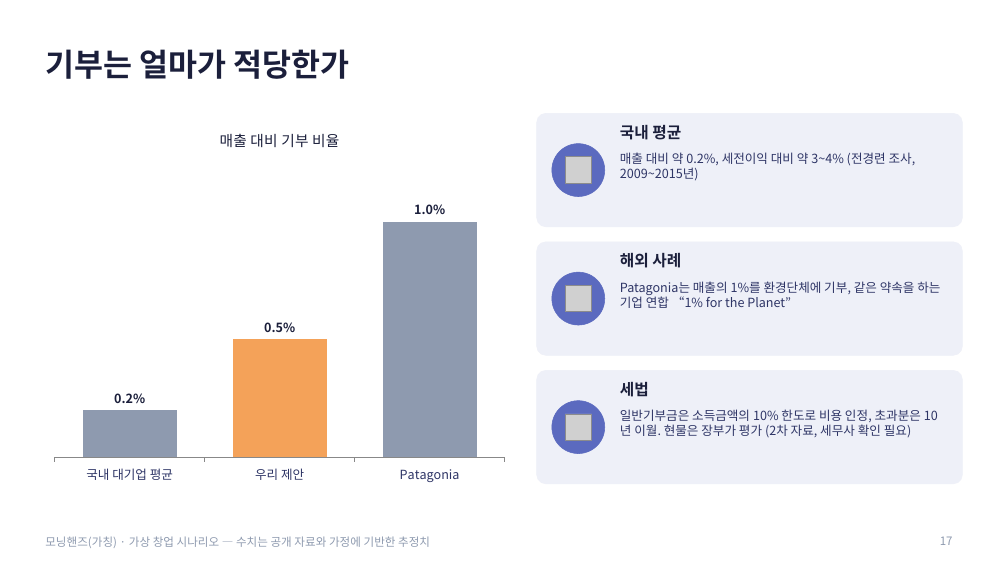
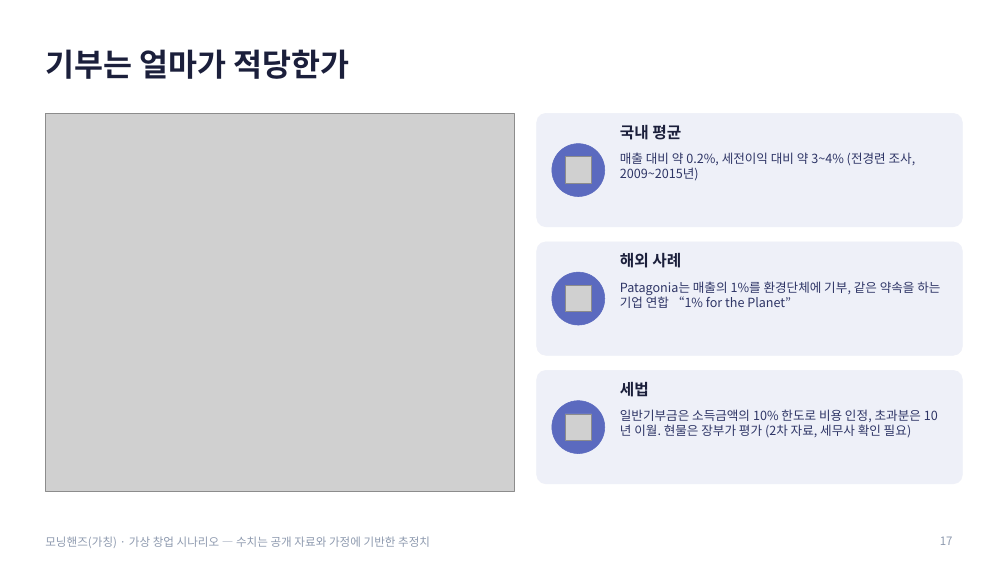
Before and after one commit to g975682-source/-, a slide deck: slide 17 of MorningHands_Business_Analysis.pptx. Drawn at 1008x567 pixels with LibreOffice and Linux fonts; fonts in the diff are those of the drawing; grey boxes stand for pictures. Boxes give left, top, right and bottom in pixels: in the first picture for what was removed or moved away, otherwise in the second. Text is boxed around its words. In the diff, an @@ line names an element or a change of style, - is before the commit and + after.

```diff
--- a/MorningHands_Business_Analysis.pptx
+++ b/MorningHands_Business_Analysis.pptx
@@ column chart removed at (45,113,514,492) @@
-title "매출 대비 기부 비율"
-categories: 국내 대기업 평균, 우리 제안, Patagonia
-Series 1: 0.2, 0.5, 1
@@ picture added at (45,113,514,492) @@
```
Also in this commit, not shown: 7 other slides changed.
